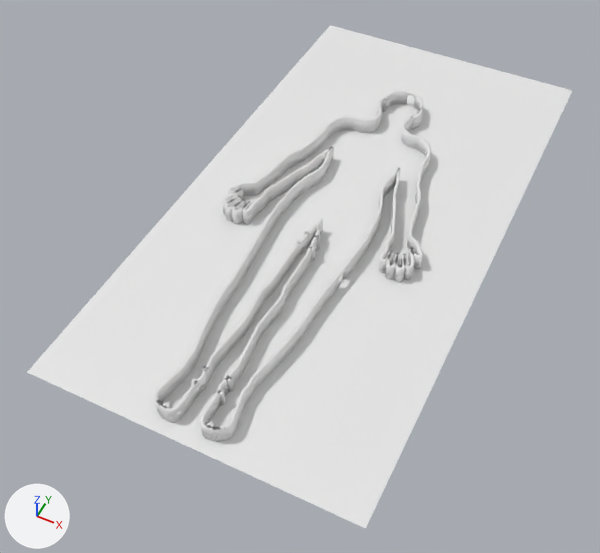
Before and after pictures for a commit that changed the OBJ model MuseoCuerpoHumano/Assets/Models/Muro humano/muro_humano.obj.
Camera for both pictures: a 50 mm lens placed at (-119.3, -92.8, 105.0), pointed at (-163.9, -3.7, -6.4). Every picture has the same lights, and +X, +Y and +Z are marked at lower left. Where no turn or scale is listed for an object, it has been applied to the vertices.

The older version as bpy lines, for what is in view:
```python
me_muro_002_beziercurve_002 = bpy.data.meshes.new('Muro.002_BezierCurve.002')
me_muro_002_beziercurve_002.from_pydata(...)  # 6610 vertices, 6644 faces; spans x -181.4..-143.8, y -42.9..44.3, z 0.0..3.0
me_muro_002_beziercurve_002.materials.append(mat_marcos_piel)  # its picture is missing
me_plane_001 = bpy.data.meshes.new('Plane.001')
me_plane_001.from_pydata([(-190.0, -45.2, 0.0), (-133.4, -45.2, 0.0), (-190.0, 64.1, 0.0), (-133.4, 64.1, 0.0)], [], [(0, 1, 3, 2)])
me_plane_001.materials.append(mat_material)  # its picture is missing
ob_muro_002_beziercurve_002 = bpy.data.objects.new('Muro.002_BezierCurve.002', me_muro_002_beziercurve_002)
ob_muro_002_beziercurve_002.location = (0.0, 0.0, 0.0)
ob_plane_001 = bpy.data.objects.new('Plane.001', me_plane_001)
ob_plane_001.location = (0.0, 0.0, 0.0)
```
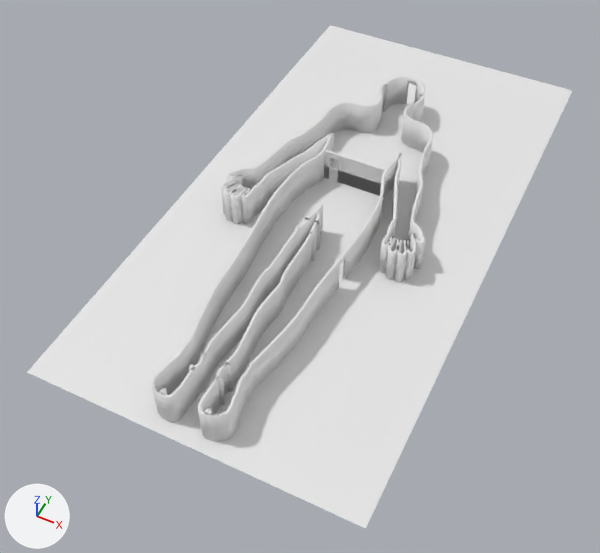
The newer file is also turned or shifted as a whole; pictures and numbers use the older file's frame.

Pixel boxes [x1, y1, x2, y2] of what changed, in the pictures (600 x 553 px):
'Muro.003_BezierCurve.003', added: after [151, 76, 433, 441]
'Muro.002_BezierCurve.002', deleted: before [154, 90, 431, 441]
'Cube.004', added: after [324, 149, 386, 196]
'Cube.003', added: after [324, 166, 381, 196]

What the commit changed:
Mesh me_muro_003_beziercurve_003 is new.
It has 6652 vertices, 6688 faces and spans x -181.9..-144.2, y -42.0..45.2, z 0.0..6.5.
It uses material mat_marcos_piel (its picture is missing).
Mesh me_cube_004 is new.
It has 16 vertices, 9 faces and spans x -169.29..-156.8, y 16.53..16.98, z 0.04..6.45.
It uses material mat_marcos_piel (its picture is missing).
Mesh me_cube_003 is new.
It has 16 vertices, 9 faces and spans x -169.29..-156.8, y 16.53..16.98, z 0.0..3.0.
It uses material mat_marcos_piel (its picture is missing).
Object 'Muro.002_BezierCurve.002' (ob_muro_002_beziercurve_002) is deleted.
Object 'Muro.003_BezierCurve.003' (ob_muro_003_beziercurve_003) is new; it shows me_muro_003_beziercurve_003.
Its location is (0.5, -0.9, 0.0).
Object 'Cube.004' (ob_cube_004) is new; it shows me_cube_004.
Its location is (0.5, -0.9, 0.0).
Object 'Cube.003' (ob_cube_003) is new; it shows me_cube_003.
Its location is (0.5, -0.9, 0.0).
